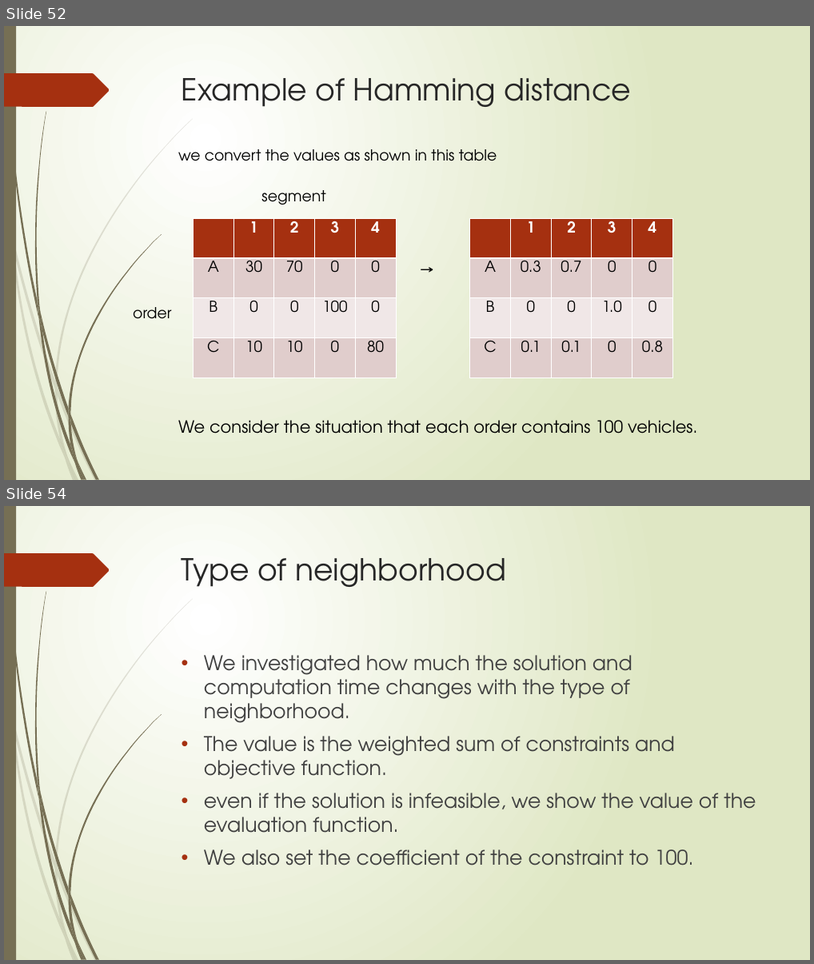
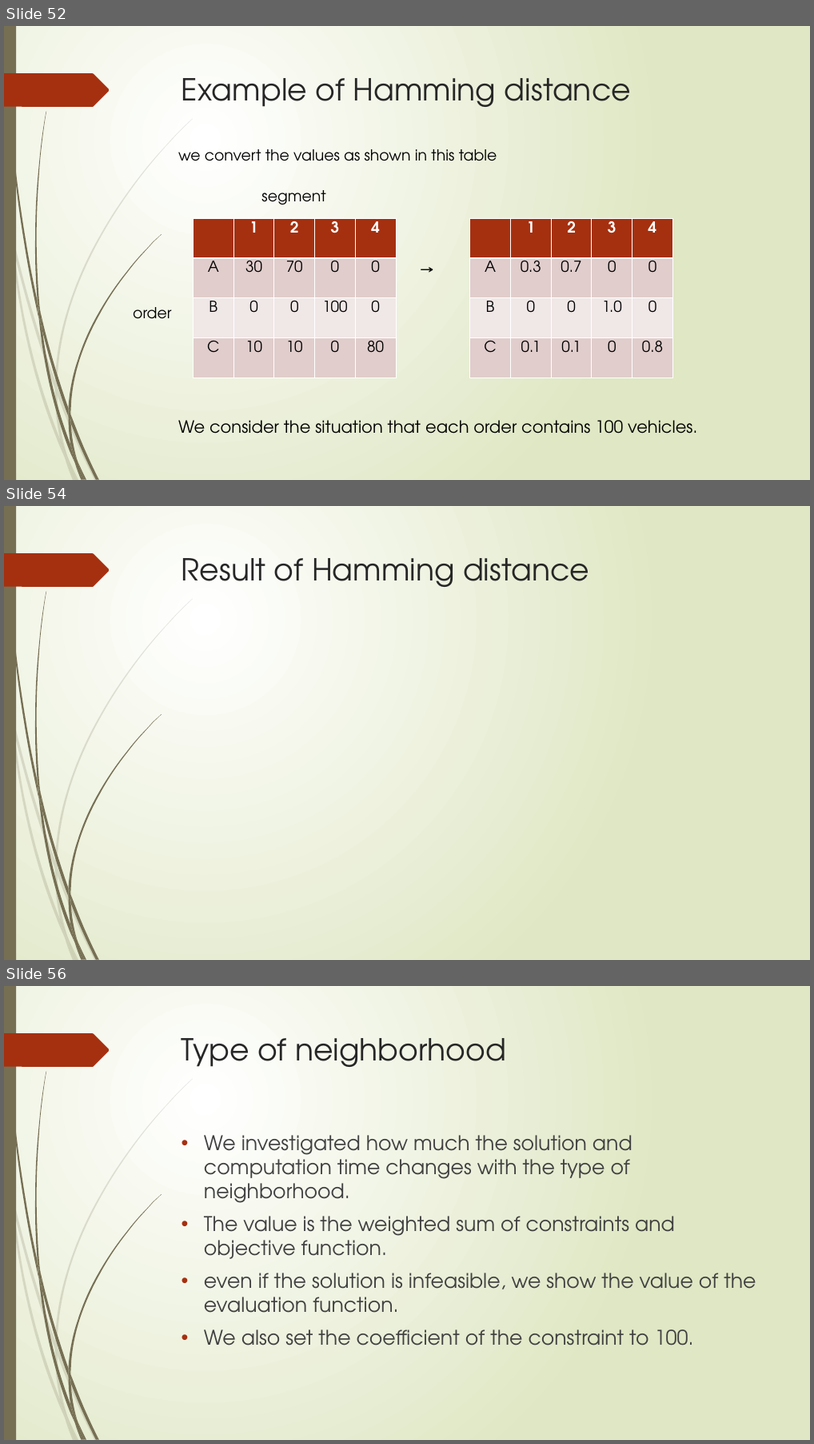
Before and after one commit to r-kurosu/kline_new, a slide deck: 竹田_修論発表.pptx. Shown one above the other, each under a label of ours: slides 52 and 54 before the commit, slides 52, 54 and 56 after it; the slides between them are not shown. The pictures are 814x964 and 814x1444 pixels, drawn with LibreOffice and Linux fonts; fonts in the diff are those of the drawing. Boxes give left, top, right and bottom in pixels: in the first picture for what was removed or moved away, otherwise in the second. Text is boxed around its words. In the diff, an @@ line names an element or a change of style, - is before the commit and + after.

```diff
--- a/竹田_修論発表.pptx
+++ b/竹田_修論発表.pptx
@@ slide 54 added at [4,506,810,960], background gradient #FFFFFF to #DFE8C4; not listed: 24 template elements that a slide beside it also shows @@
@@ title added at [182,558,590,587], 36 pt, text #262626 @@
+Result of Hamming distance
@@ what was slide 54 is now slide 56 @@
```
Also in this commit, not shown: 1 other slide added.
